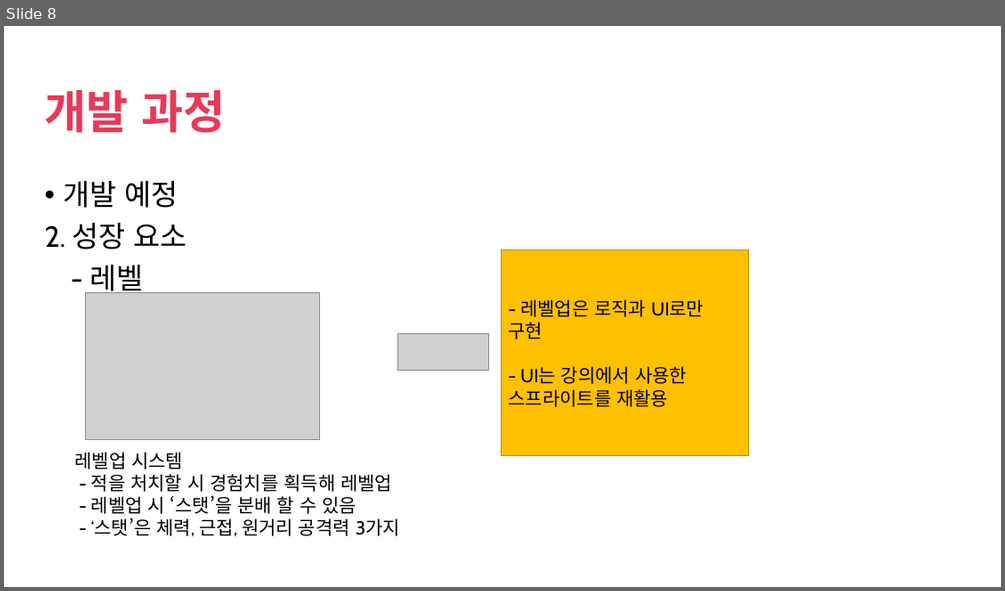
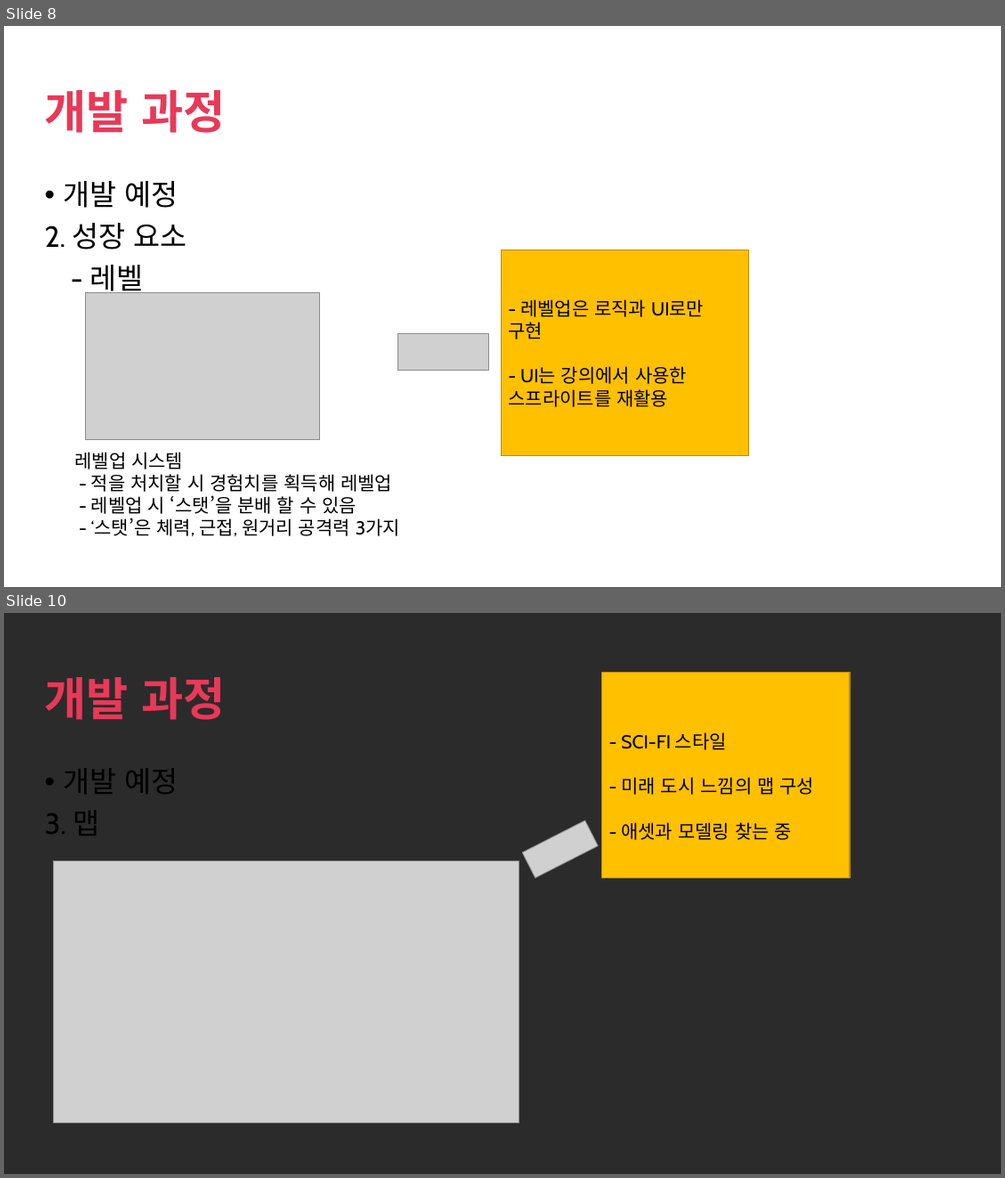
Before and after one commit to seokhee123/DBLAB, a slide deck: 게임 프로그래밍.pptx. Shown one above the other, each under a label of ours: slide 8 before the commit, slides 8 and 10 after it; the slides between them are not shown. The pictures are 1005x591 and 1005x1178 pixels, drawn with LibreOffice and Linux fonts; fonts in the diff are those of the drawing; grey boxes stand for pictures; background and template pictures are left out; a plain dark background stands for a picture behind light text. Boxes give left, top, right and bottom in pixels: in the first picture for what was removed or moved away, otherwise in the second. Text is boxed around its words. In the diff, an @@ line names an element or a change of style, - is before the commit and + after.

```diff
--- a/게임 프로그래밍.pptx
+++ b/게임 프로그래밍.pptx
@@ slide 10 added at box(4, 613, 1001, 1174), background picture (left out) @@
@@ title added at box(45, 677, 225, 720), 44 pt, text #EA3858, bold @@
+개발 과정
@@ rectangle added at box(601, 672, 850, 877), fill #FFC000, outline #BD8E00 1 pt, 18 pt, text #000000 @@
+- SCI-FI 스타일
+- 미래 도시 느낌의 맵 구성
+- 애셋과 모델링 찾는 중
@@ text added at box(45, 768, 178, 835), 28 pt, text #000000 @@
+• 개발 예정
+3. 맵
@@ picture added at box(523, 820, 599, 878) @@
@@ picture added at box(54, 861, 519, 1123) @@
```
Also in this commit, not shown: 2 other slides added.
